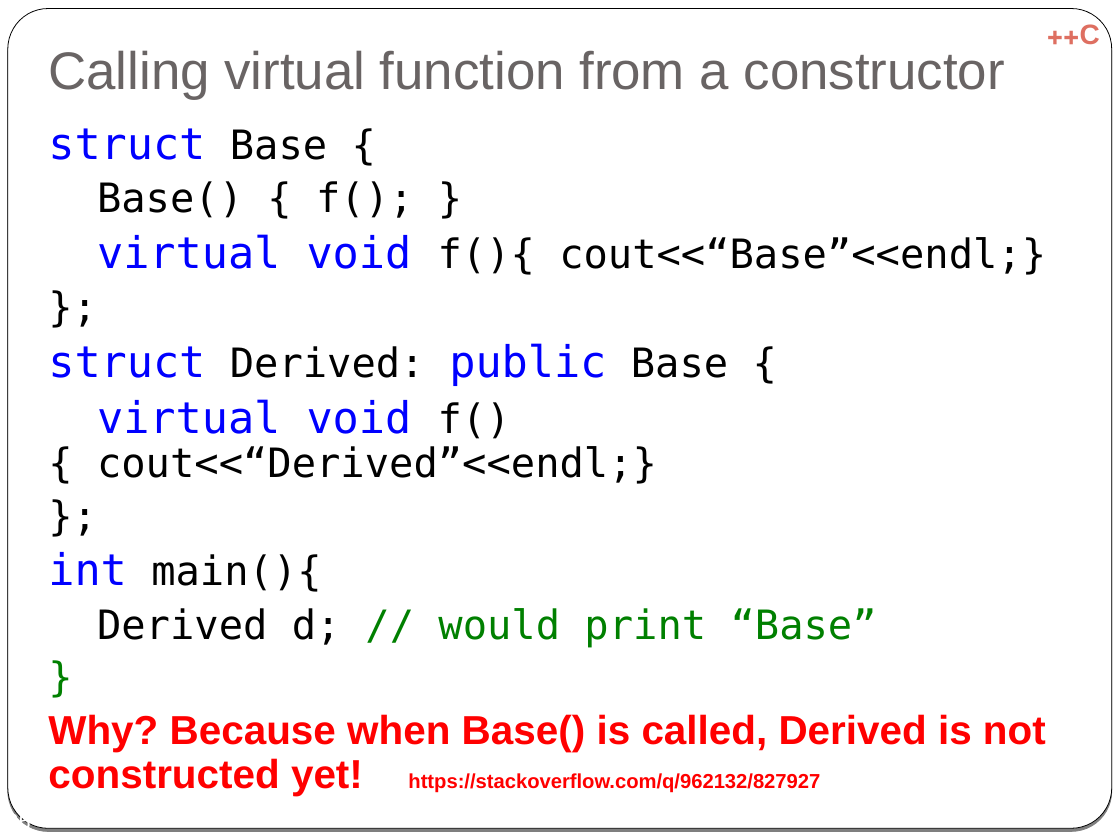
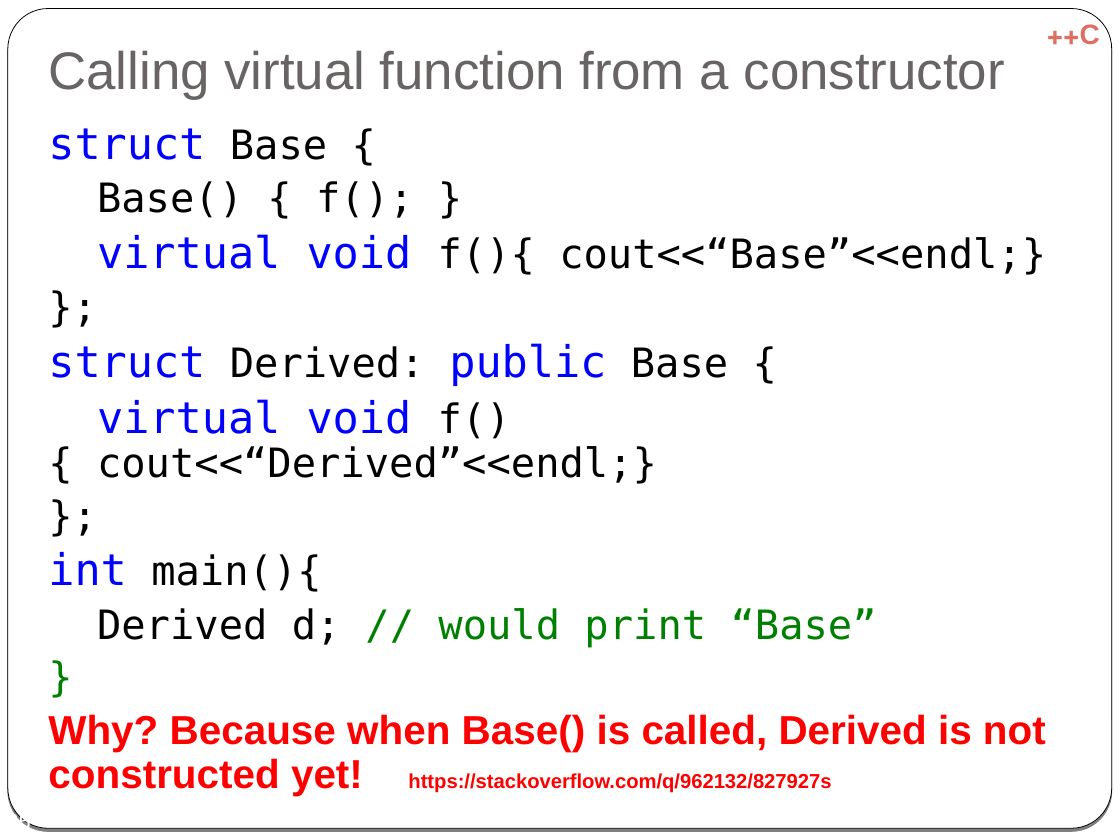
Before and after one commit to cpp-at-ariel/cpp-5778, a slide deck: slide 25 of week06-inheritance/slides-virtual.odp. Drawn at 1120x840 pixels with LibreOffice and Linux fonts; fonts in the diff are those of the drawing. Boxes give left, top, right and bottom in pixels: in the first picture for what was removed or moved away, otherwise in the second. Text is boxed around its words. In the diff, an @@ line names an element or a change of style, - is before the commit and + after.

```diff
--- a/week06-inheritance/slides-virtual.odp
+++ b/week06-inheritance/slides-virtual.odp
@@ text at (x1=48, y1=714, x2=1046, y2=795): text changed @@
-Why? Because when Base() is called, Derived is not constructed yet! https://stackoverflow.com/q/962132/827927
+Why? Because when Base() is called, Derived is not constructed yet! https://stackoverflow.com/q/962132/827927s
```
Also in this commit, not shown: 17 other slides changed, 1 slide added, 6 other files.
